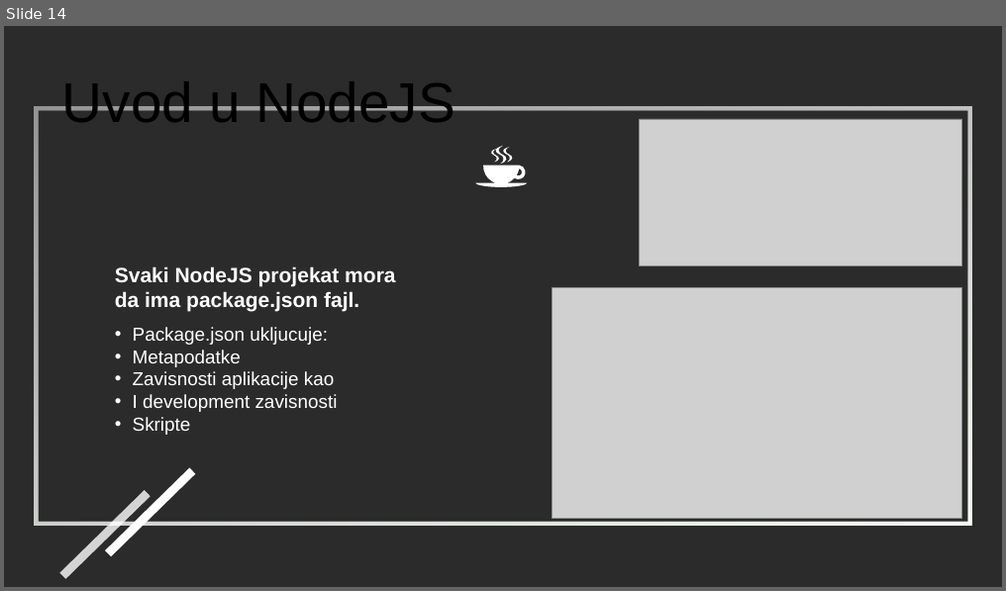
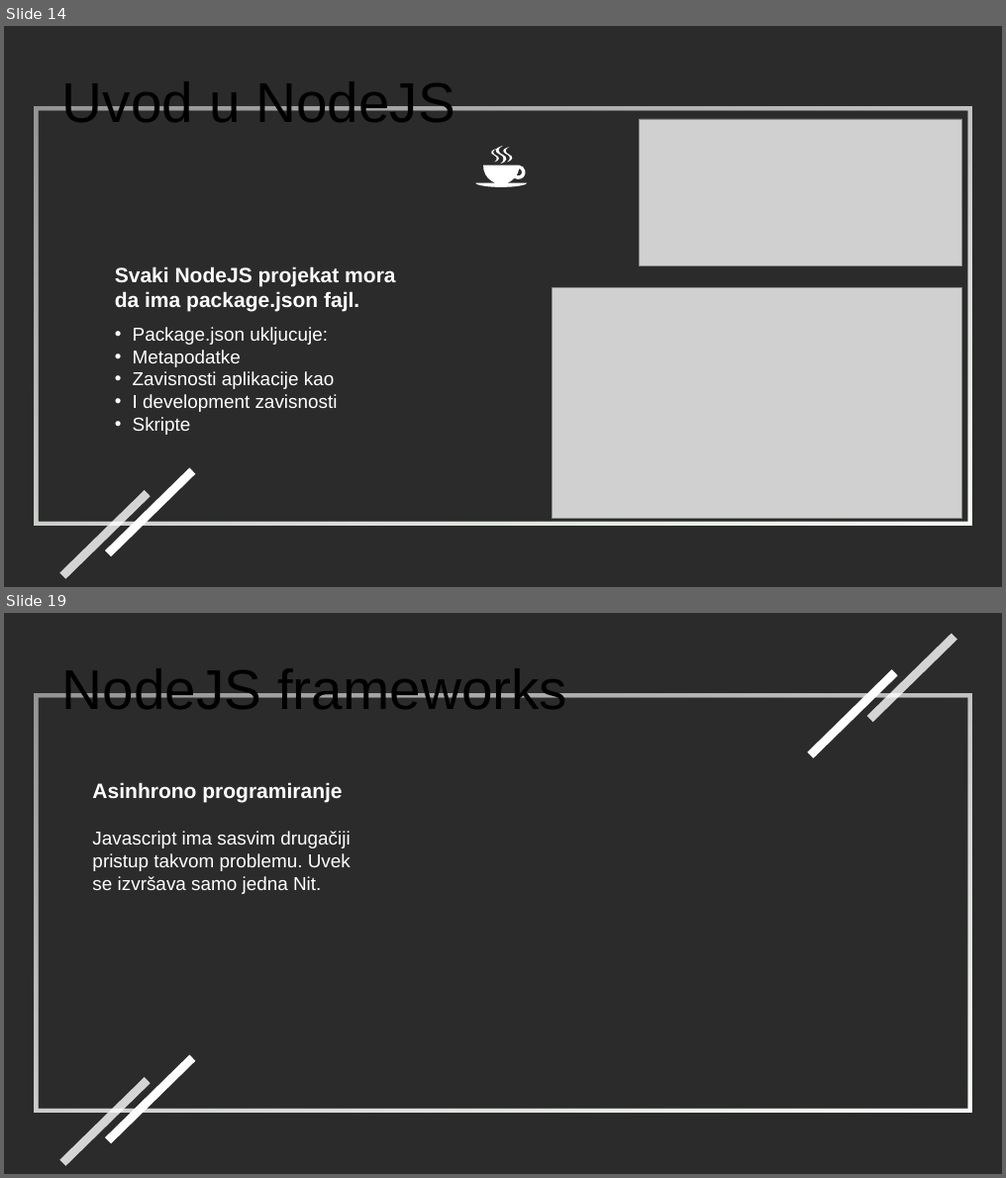
Before and after one commit to stefoverflow/NaperdnoSoftverskoInzenjerstvo, a slide deck: prezentacija.odp. Shown one above the other, each under a label of ours: slide 14 before the commit, slides 14 and 19 after it; the slides between them are not shown. The pictures are 1006x591 and 1006x1178 pixels, drawn with LibreOffice and Linux fonts; fonts in the diff are those of the drawing; grey boxes stand for pictures; background and template pictures are left out; a plain dark background stands for a picture behind light text. Boxes give left, top, right and bottom in pixels: in the first picture for what was removed or moved away, otherwise in the second. Text is boxed around its words. In the diff, an @@ line names an element or a change of style, - is before the commit and + after.

```diff
--- a/prezentacija.odp
+++ b/prezentacija.odp
@@ slide 19 added at (4, 613, 1002, 1174), background picture (left out) @@
@@ rectangle added at (867, 633, 957, 722), fill #FFFFFF at 80% opacity @@
@@ text added at (62, 668, 567, 709), 54 pt, text #000000 @@
+NodeJS frameworks
@@ rectangle added at (808, 669, 898, 759), fill #FFFFFF @@
@@ frame added at (34, 694, 973, 1113), fill gradient #F8FDF6 to #FFFFFF @@
@@ text added at (92, 782, 342, 802), 20 pt, text #FFFFFF, bold @@
+Asinhrono programiranje
@@ text added at (92, 831, 350, 894), 18 pt, text #FFFFFF @@
+Javascript ima sasvim drugačiji pristup takvom problemu. Uvek se izvršava samo jedna Nit.
@@ rectangle added at (105, 1056, 195, 1144), fill #FFFFFF @@
@@ rectangle added at (59, 1077, 150, 1166), fill #FFFFFF at 80% opacity @@
```
Also in this commit, not shown: 42 slides changed, 2 other slides added, 1 other file.
